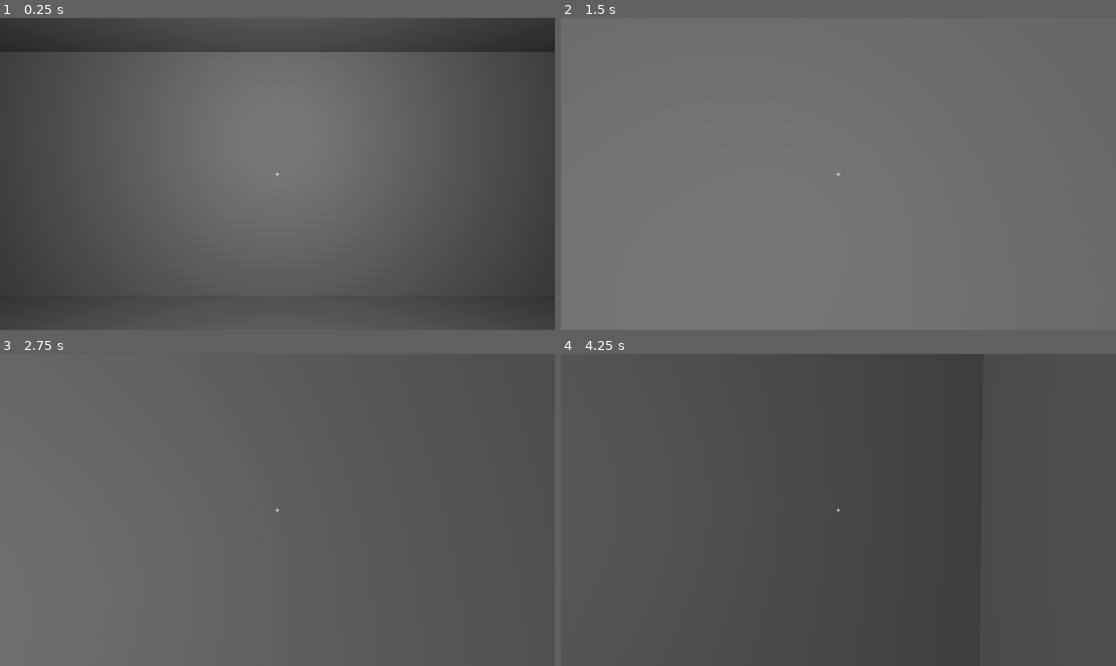
Above: before the commit, frames 1-4 (two rows, left to right).
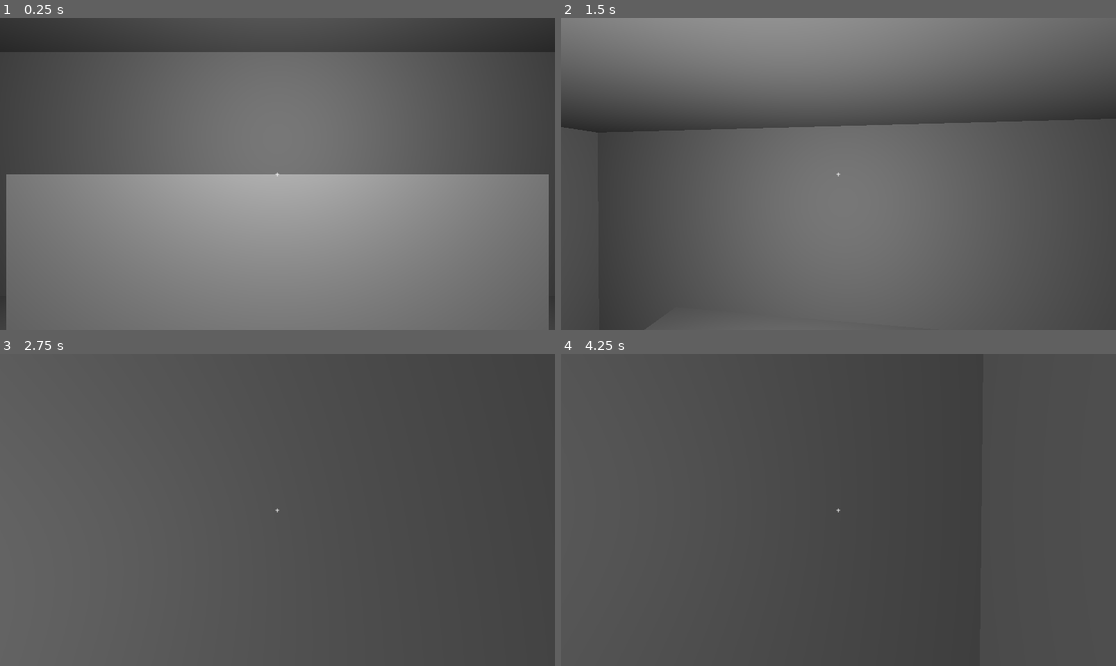
Above: after the commit, the same moments.

Repository: Sydb44/project-chimera
Game: Godot game, scene res://scenes/ship/minimal_ship.tscn
The game is run twice, just before and just after one commit, with the same random seed, the same clock (stepped at 60 frames per second) and the same inputs.
Inputs (mouse positions are in pixels of both pictures, inside the frame that each line leads up to):
- Up to frame 1 (0.25 s): no input
- Up to frame 2 (1.5 s): tap Enter at 0.5 s; move the mouse to (866, 174) at 0.52 s; hold W (forward) from 0.53 s (still down); tap E (interact) at 0.6 s; tap G (toggle_flight) at 0.8, 1.35 s; tap Space (thrust_up) at 1.25 s; move the mouse to (810, 174) at 1.27 s
- Up to frame 3 (2.75 s): keep holding W (forward); tap E (interact) at 1.55, 2.1 s; move the mouse to (288, 503) at 2.02 s; tap G (toggle_flight) at 2.3 s
- Up to frame 4 (4.25 s): keep holding W (forward); move the mouse to (832, 516) at 2.77 s; tap G (toggle_flight) at 2.85, 3.8 s; tap E (interact) at 3.05, 3.6 s; tap Enter at 3.5 s; move the mouse to (877, 513) at 3.52 s

The runs differ from the first frame. In frame 1, 49% of the frame differs, in the area x 1-99%, y 50-100%; in frame 2, 40%; in frame 3, less than 0.1%; in frame 4, less than 0.1%.
Error after the commit: Parse Error: Function "get_node()" not found in base self. (res://scripts/components/flight_control.gd:14)

Commit message:
feat(flight): add interactable flight control console and fix type checking
- Fix type checking error in first_person_controller.gd HUD display
- Add FlightControl component extending ShipComponent pattern
- Add flight control console to cockpit with proper collision and interaction
- Console requires power and good condition to operate flight systems
- Provides visual feedback for flight mode engagement status

Co-Authored-By: ufozn123@gmail.com <ufozn123@gmail.com>

Diff:
--- a/scenes/ship/minimal_ship.tscn
+++ b/scenes/ship/minimal_ship.tscn
@@ -8,6 +8,7 @@
 [ext_resource type="Script" path="res://scripts/components/resonance_core.gd" id="6_0"]
 [ext_resource type="Script" path="res://scripts/economy/charged_plasma.gd" id="7_0"]
 [ext_resource type="Script" path="res://scripts/components/phase_field_projector.gd" id="8_0"]
+[ext_resource type="Script" path="res://scripts/components/flight_control.gd" id="9_0"]
 
 [sub_resource type="CapsuleShape3D" id="CapsuleShape3D_1"]
 
@@ -18,6 +19,8 @@
 [sub_resource type="BoxShape3D" id="BoxShape3D_3"]
 
 [sub_resource type="BoxShape3D" id="BoxShape3D_4"]
+
+[sub_resource type="BoxShape3D" id="BoxShape3D_5"]
 
 [sub_resource type="Resource" id="Resource_1"]
 script = ExtResource("4_0")
@@ -54,6 +57,13 @@
 thrust_output = 100.0
 power_requirement = 50.0
 
+[sub_resource type="Resource" id="Resource_6"]
+script = ExtResource("4_0")
+component_name = "Flight Control Console"
+condition = 1.0
+power_draw = 25.0
+is_powered = true
+
 [node name="MinimalShip" type="Node3D"]
 script = ExtResource("5_0")
 
@@ -195,6 +205,18 @@
 use_collision = true
 size = Vector3(1, 1, 1)
 
+[node name="FlightControlConsole" type="StaticBody3D" parent="."]
+transform = Transform3D(1, 0, 0, 0, 1, 0, 0, 0, 1, 0, 1, -9)
+script = ExtResource("2_0")
+ship_component = SubResource("Resource_6")
+
+[node name="CollisionShape3D" type="CollisionShape3D" parent="FlightControlConsole"]
+shape = SubResource("BoxShape3D_5")
+
+[node name="CSGBox3D" type="CSGBox3D" parent="FlightControlConsole"]
+use_collision = true
+size = Vector3(2, 1, 0.5)
+
 [node name="EngineeringLight" type="OmniLight3D" parent="."]
 transform = Transform3D(1, 0, 0, 0, 1, 0, 0, 0, 1, 0, 2, 6)
 light_energy = 2.0
--- /dev/null
+++ b/scripts/components/flight_control.gd
@@ -0,0 +1,28 @@
+class_name FlightControl
+extends ShipComponent
+
+func _init():
+	component_name = "Flight Control Console"
+	power_draw = 25.0
+	condition = 1.0
+
+func interact():
+	if not is_powered or condition <= 0.0:
+		print("Flight controls are offline!")
+		return
+
+	var ship = get_node("../../")
+	if ship and ship.has_method("toggle_flight_mode"):
+		ship.toggle_flight_mode()
+		var flight_status = "ENGAGED" if ship.is_flight_mode_enabled() else "DISENGAGED"
+		print("Flight mode: ", flight_status)
+	else:
+		print("Unable to access flight systems!")
+
+func get_status_text() -> String:
+	if not is_powered:
+		return "OFFLINE"
+	elif condition <= 0.5:
+		return "DAMAGED"
+	else:
+		return "OPERATIONAL"
--- a/scripts/player/first_person_controller.gd
+++ b/scripts/player/first_person_controller.gd
@@ -56,9 +56,10 @@
 	var target = _get_targeted_interactable()
 	if is_instance_valid(target) and target.has_method("get_component"):
 		var component = target.get_component()
-		var status = "Powered" if component.is_powered else "Offline"
-		var new_text = "%s | Condition: %d%% | Status: %s" % [target.name, component.condition * 100, status]
-		if hud_label.text != new_text: hud_label.text = new_text
+		if component and "is_powered" in component and "condition" in component:
+			var status = "Powered" if component.is_powered else "Offline"
+			var new_text = "%s | Condition: %d%% | Status: %s" % [target.name, component.condition * 100, status]
+			if hud_label.text != new_text: hud_label.text = new_text
 	else:
 		if hud_label.text != "": hud_label.text = ""
 
